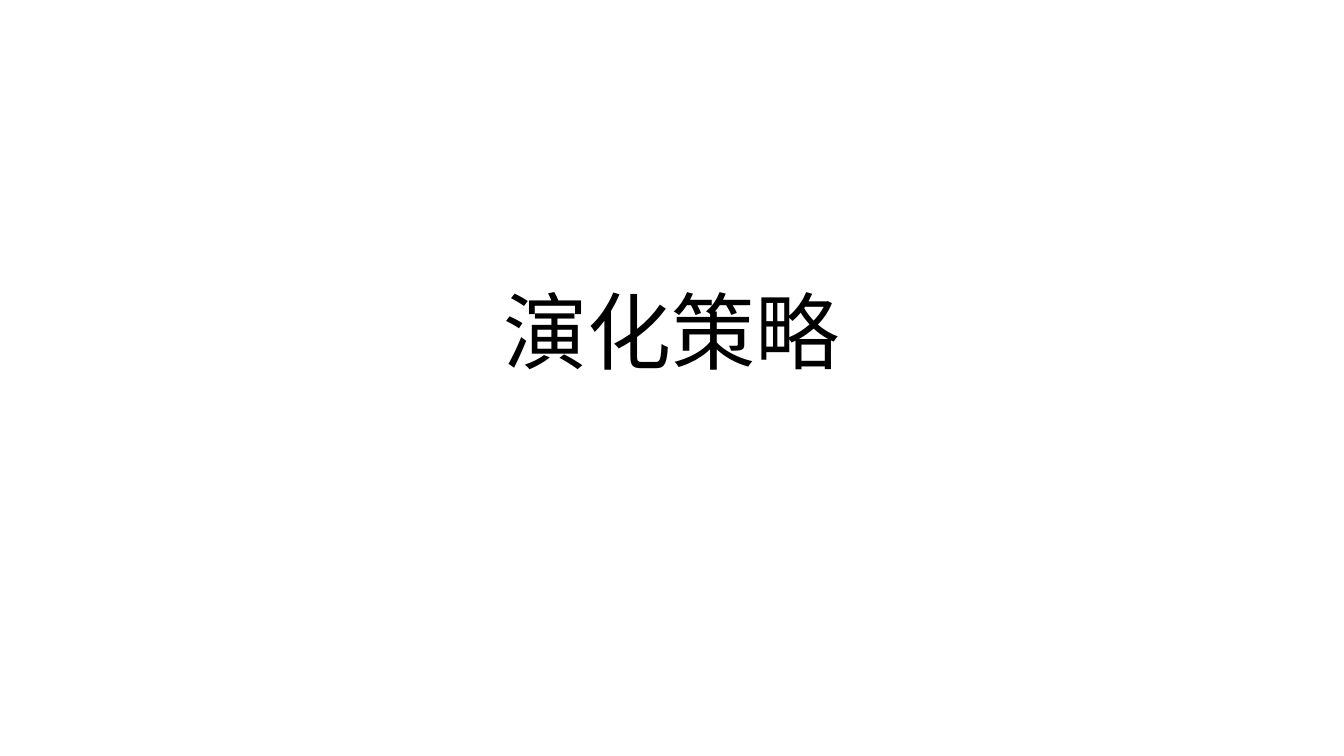
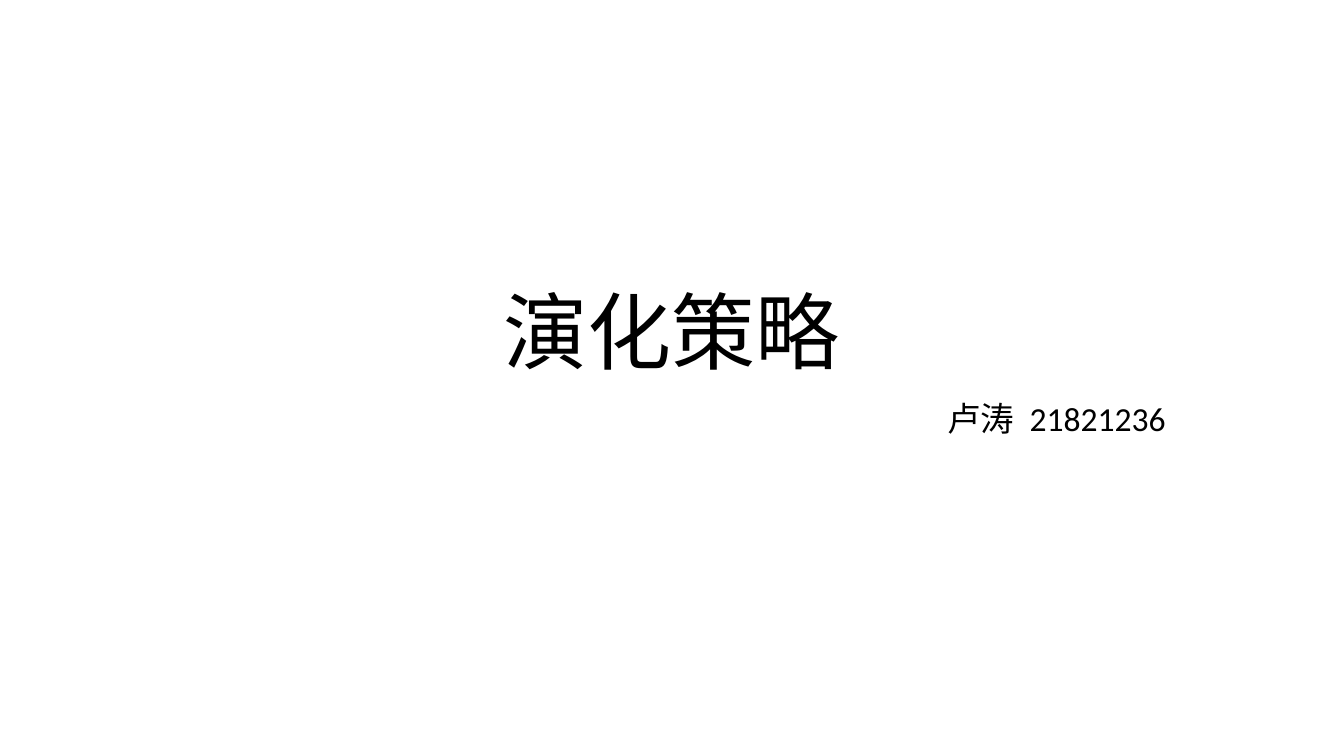
Before and after one commit to likaihz/EAS, a slide deck: slide 1 of LuTao—ES/slides.pptx. Drawn at 1344x756 pixels with LibreOffice and Linux fonts; fonts in the diff are those of the drawing. Boxes give left, top, right and bottom in pixels: in the first picture for what was removed or moved away, otherwise in the second. Text is boxed around its words. In the diff, an @@ line names an element or a change of style, - is before the commit and + after.

```diff
--- a/LuTao—ES/slides.pptx
+++ b/LuTao—ES/slides.pptx
@@ subtitle added at <box>947,402,1166,434</box>, 24 pt, text #000000 @@
+卢涛 21821236
```
Also in this commit, not shown: 1 other slide changed, 14 slides added, 1 slide removed, 1 other file.
